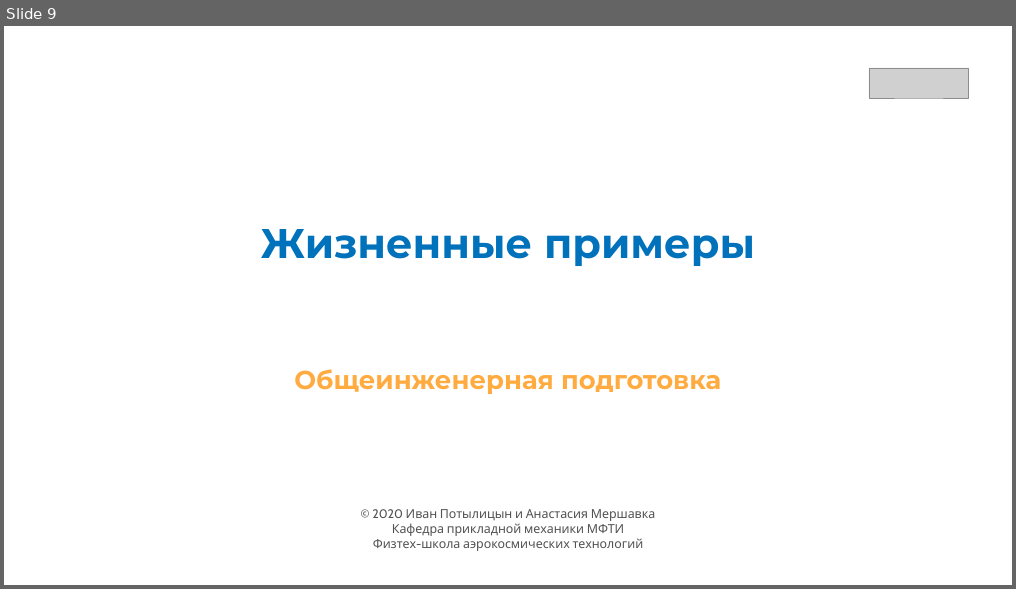
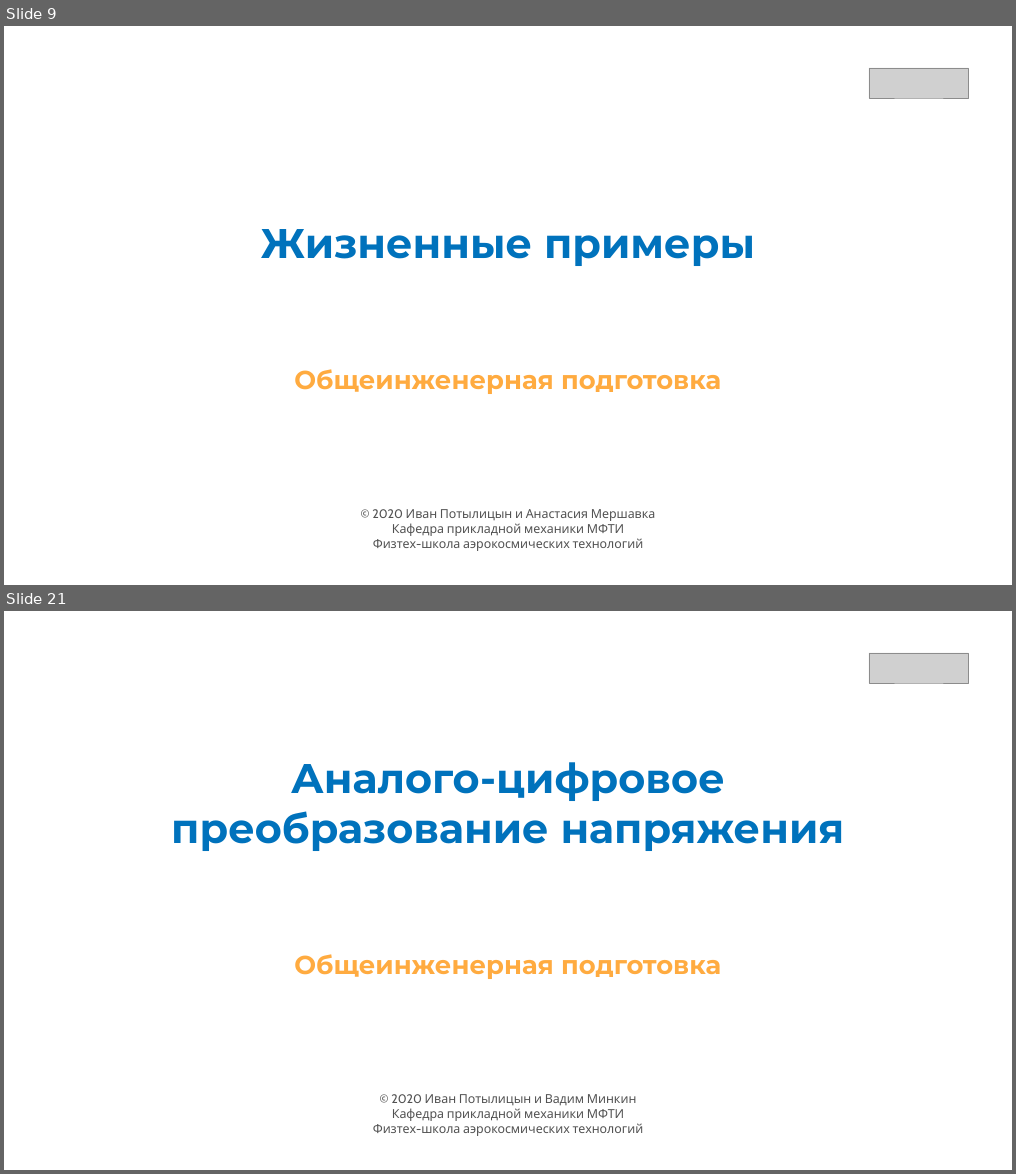
Before and after one commit to mershavka/get, a slide deck: cover.pptx. Shown one above the other, each under a label of ours: slide 9 before the commit, slides 9 and 21 after it; the slides between them are not shown. The pictures are 1016x589 and 1016x1174 pixels, drawn with LibreOffice and Linux fonts; fonts in the diff are those of the drawing; grey boxes stand for pictures; background and template pictures are left out. Boxes give left, top, right and bottom in pixels: in the first picture for what was removed or moved away, otherwise in the second. Text is boxed around its words. In the diff, an @@ line names an element or a change of style, - is before the commit and + after.

```diff
--- a/cover.pptx
+++ b/cover.pptx
@@ slide 21 added at (4, 611, 1012, 1170), background picture (left out) @@
@@ picture added at (869, 653, 968, 683) @@
@@ title added at (171, 762, 845, 851), 80 pt, text #0072BC, bold @@
+Аналого-цифровое
+преобразование напряжения
@@ subtitle added at (294, 954, 721, 979), 50 pt, text #FFAB40, bold @@
+Общеинженерная подготовка
@@ text added at (373, 1094, 644, 1136), 24 pt, text #525252 @@
+© 2020 Иван Потылицын и Вадим Минкин
+Кафедра прикладной механики МФТИ
+Физтех-школа аэрокосмических технологий
```
Also in this commit, not shown: 2 slides changed, 12 other slides added.
